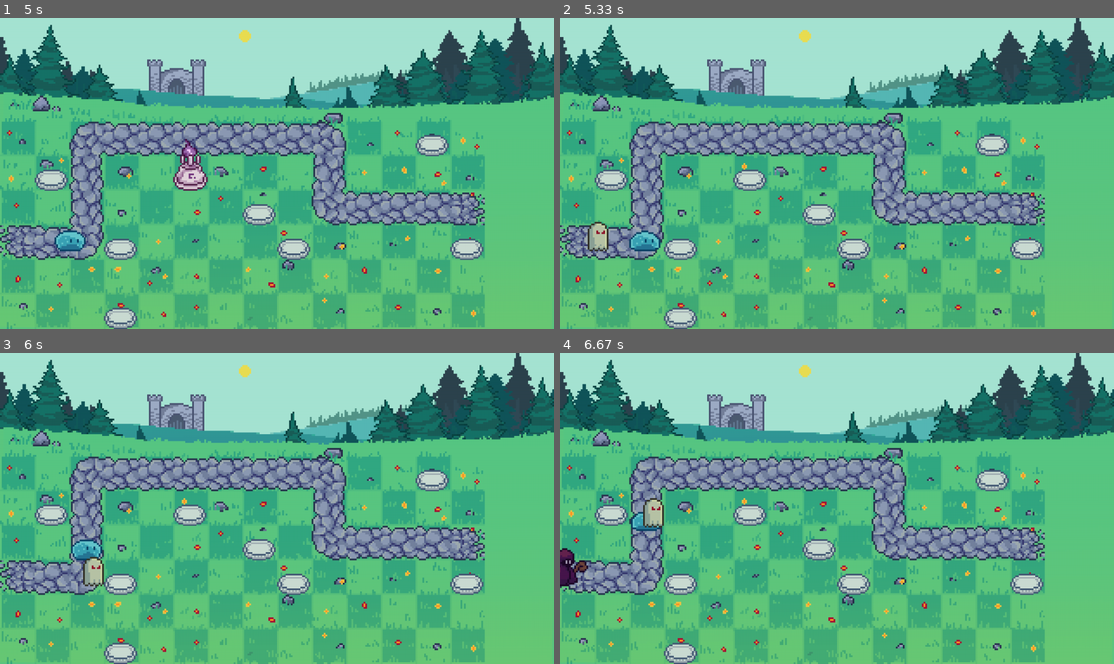
Above: before the commit, frames 1-4 (two rows, left to right).
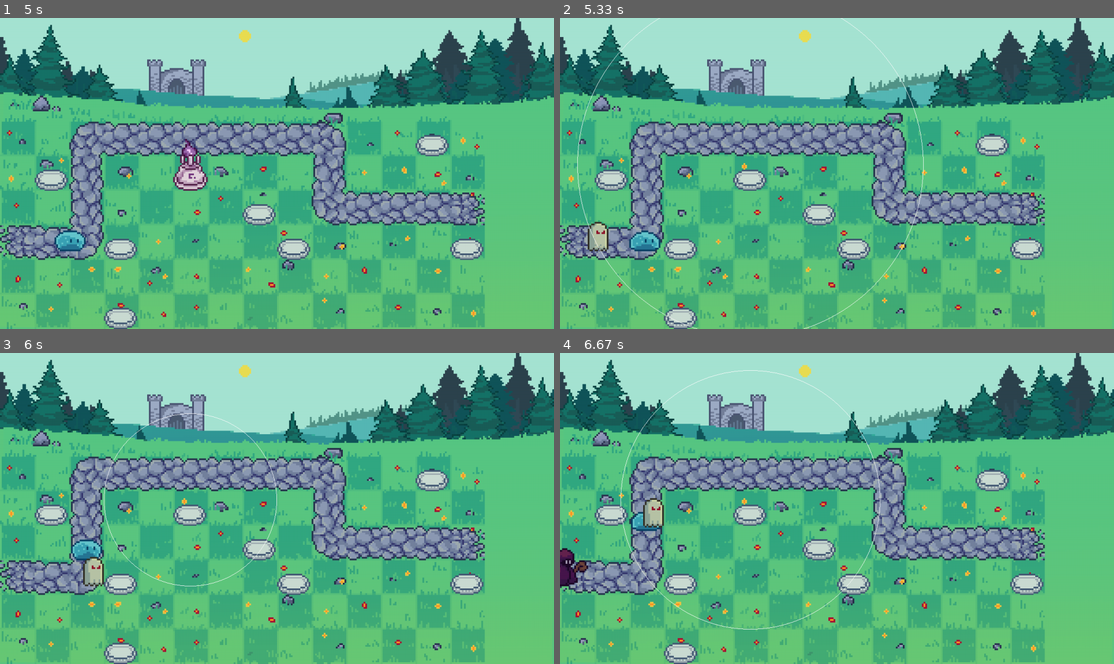
Above: after the commit, the same moments.

Repository: LenaSup/PyGame_project
Game: pygame game, started from main.py
The game is run twice, just before and just after one commit, with the same random seed, the same clock (stepped at 60 frames per second) and the same inputs.
Inputs (mouse positions are in pixels of both pictures, inside the frame that each line leads up to):
- Up to frame 1 (5 s): press the mouse at (33, 52) at 0.37 s; move the mouse to (72, 148) at 0.47 s; release the mouse at (105, 245) at 0.6 s; press the mouse at (481, 83) at 0.7 s; move the mouse to (326, 70) at 0.8 s; release the mouse at (166, 61) at 0.93 s; press the mouse at (27, 161) at 1.03 s; move the mouse to (221, 192) at 1.13 s; release the mouse at (421, 223) at 1.27 s; press the mouse at (481, 83) at 1.37 s; move the mouse to (454, 67) at 1.47 s; release the mouse at (421, 55) at 1.6 s; press the mouse at (277, 257) at 1.7 s; move the mouse to (376, 245) at 1.8 s; release the mouse at (470, 235) at 1.93 s; press the mouse at (149, 126) at 2.03 s; move the mouse to (193, 136) at 2.13 s; release the mouse at (243, 145) at 2.27 s; press the mouse at (149, 126) at 2.37 s; move the mouse to (232, 157) at 2.47 s; release the mouse at (321, 192) at 2.6 s; click (182, 179) at 4.95 s
- Up to frame 2 (5.33 s): press the mouse at (742, 179) at 5.27 s
- Up to frame 3 (6 s): move the mouse to (188, 455) at 5.37 s; release the mouse at (199, 396) at 5.5 s; press the mouse at (182, 514) at 5.6 s; move the mouse to (132, 564) at 5.7 s; release the mouse at (83, 611) at 5.83 s; press the mouse at (182, 514) at 5.93 s
- Up to frame 4 (6.67 s): move the mouse to (881, 455) at 6.03 s; release the mouse at (1025, 396) at 6.17 s; press the mouse at (742, 514) at 6.27 s; move the mouse to (737, 502) at 6.37 s; release the mouse at (731, 486) at 6.5 s; press the mouse at (742, 514) at 6.6 s

Frame 1 is identical in both runs. In frame 2, 0.4% of the frame differs, in the area x 3-66%, y 0-100%; in frame 3, 0.3%; in frame 4, 0.4%, in the area x 10-58%, y 5-89%.

Commit message:
Отображение радиуса стрельбы при наведении на башню.

Diff:
--- a/main.py
+++ b/main.py
@@ -831,6 +831,7 @@
     towers_types = [default_tower, mortire, flamethrower]
     type_tower = 0
     current_tower = towers_types[type_tower]
+    print_radius = (0, 0), 0
 
     running = True
 
@@ -841,6 +842,12 @@
                 load_menu(my_board, screen, enemy_types, towers_types)
             if event.type == pygame.QUIT:  # выход из игры
                 terminate()
+            if event.type == pygame.MOUSEMOTION:
+                cell, pos = my_board.get_cell(event.pos)
+                if cell.name == 'Building_cell' and cell.tower != None:
+                    print_radius = cell.tower.rect.center, cell.tower.radius
+                else:
+                    print_radius = (0, 0), 0
             if event.type == pygame.MOUSEBUTTONDOWN and event.button == 1:  # проверка на какую вклетку нажали,
                 # если строительная то ставиться башня
                 print(my_board.get_click(event.pos, current_tower[4], current_tower))
@@ -870,10 +877,8 @@
                     except Exception as error:
                         print(error)
                         if not enemies:
-                            current_level += 1
                             pygame.time.set_timer(spawn_enemy, 0)
                             if current_level < len(levels_data):
-                                lvl, waves, wave_enemies = levels_data[current_level]
                                 db.execute(f"UPDATE statistic SET meaning = {time_level} WHERE Id ="
                                            f"{current_level + 1} AND meaning > {time_level}")
                         flag = False
@@ -895,6 +900,7 @@
         cells.draw(screen)
         enemies.draw(screen)
         towers.draw(screen)
+        pygame.draw.circle(screen, 'white', *print_radius, 1)
         pygame.display.flip()
 
 
Binary file changed: user_data.sqlite3
